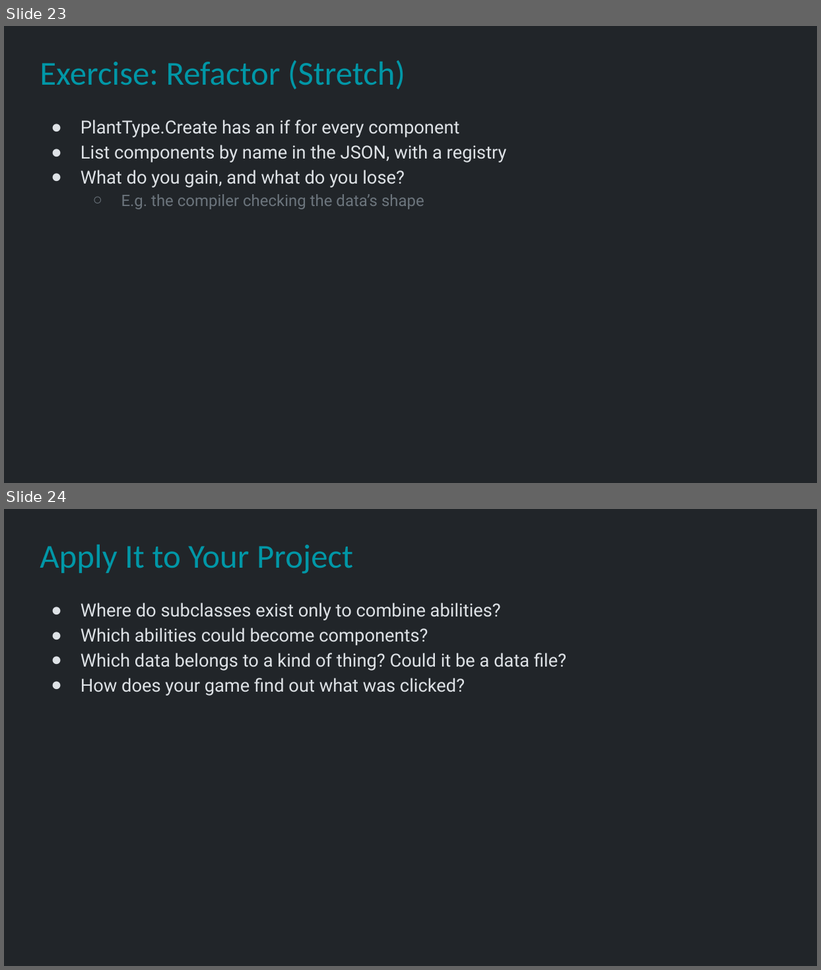
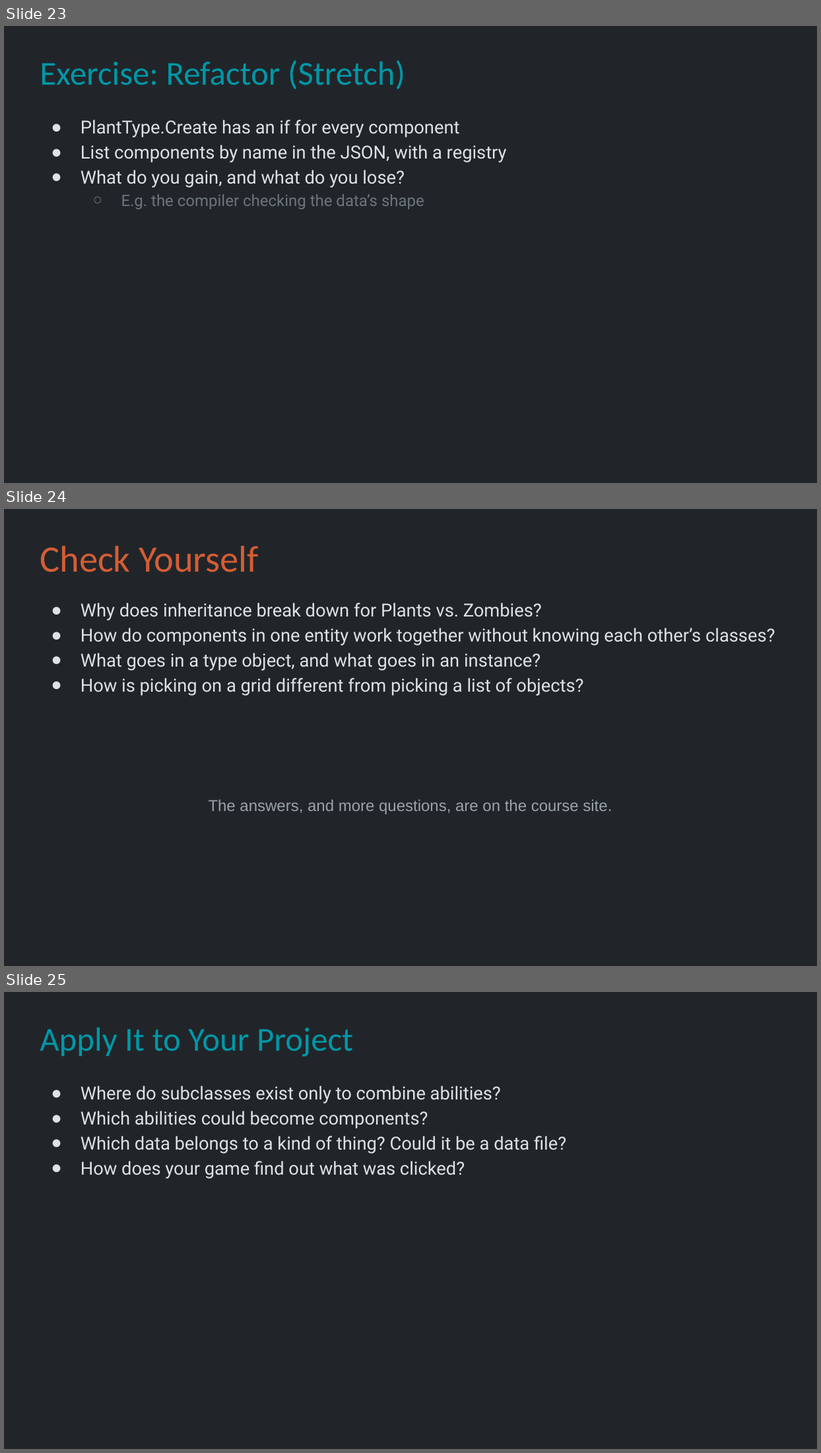
Before and after one commit to Metamate/gar, a slide deck: slides/09 Plants vs. Zombies.pptx. Shown one above the other, each under a label of ours: slides 23 and 24 before the commit, slides 23, 24 and 25 after it. The pictures are 821x970 and 821x1453 pixels, drawn with LibreOffice and Linux fonts; fonts in the diff are those of the drawing. Boxes give left, top, right and bottom in pixels: in the first picture for what was removed or moved away, otherwise in the second. Text is boxed around its words. In the diff, an @@ line names an element or a change of style, - is before the commit and + after.

```diff
--- a/slides/09 Plants vs. Zombies.pptx
+++ b/slides/09 Plants vs. Zombies.pptx
@@ slide 24 added at (x1=4, y1=509, x2=817, y2=966), background #212529 @@
@@ title added at (x1=40, y1=546, x2=259, y2=572), 33 pt, text #D45D35 @@
+Check Yourself
@@ text added at (x1=81, y1=603, x2=775, y2=696), 16 pt, text #DEE2E6 @@
+● Why does inheritance break down for Plants vs. Zombies?
+● How do components in one entity work together without knowing each other’s classes?
+● What goes in a type object, and what goes in an instance?
+● How is picking on a grid different from picking a list of objects?
@@ text added at (x1=209, y1=799, x2=612, y2=815), 14 pt, text #9AA3AB @@
+The answers, and more questions, are on the course site.
@@ what was slide 24 is now slide 25 @@
```
Also in this commit, not shown: 6 slides changed.
